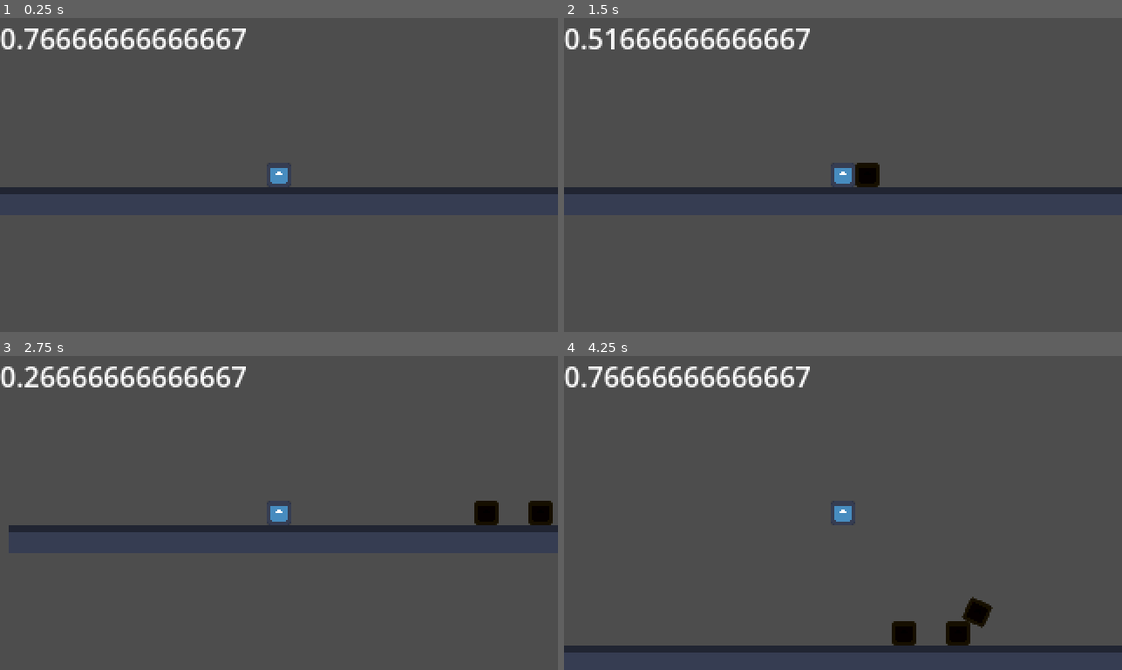
Above: before the commit, frames 1-4 (two rows, left to right).
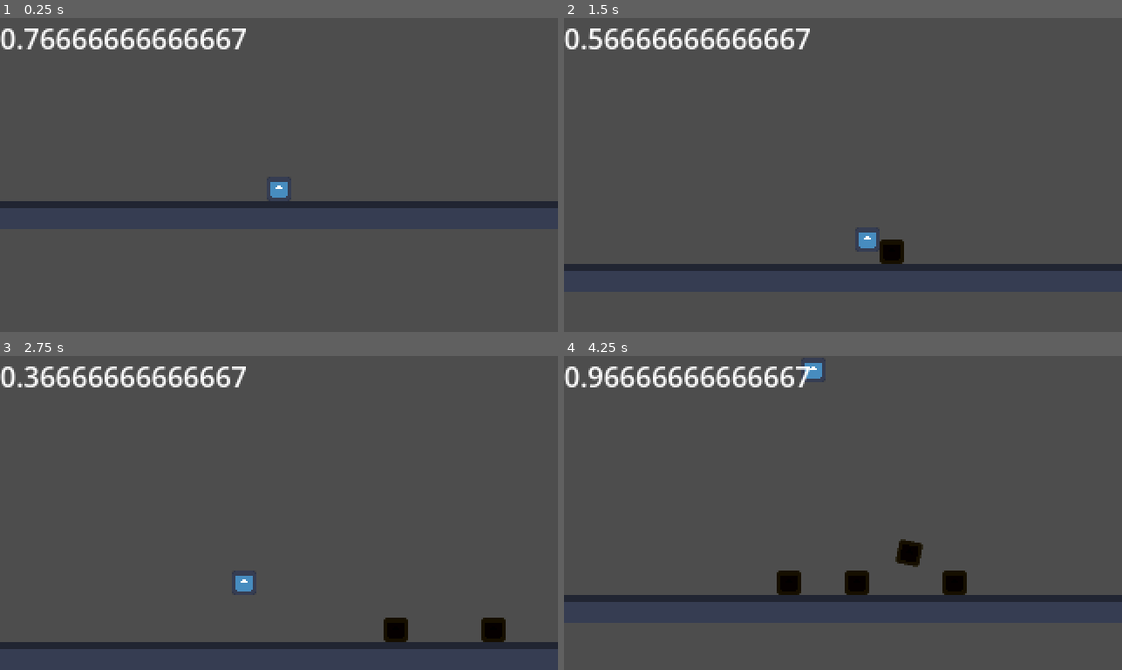
Above: after the commit, the same moments.

Repository: mannireis/gmtk
Game: Godot game, scene res://scenes/levels/testing.tscn
Same seed, same stepped clock (60 frames per second), same inputs: the game is played once before the commit and once after it. The project has no main scene, so this scene is started directly. The engine's default icon, where the game draws it, is replaced by a stand-in: a white triangle on a blue panel in a dark square.
Inputs:
- Up to frame 1 (0.25 s): no input
- Up to frame 2 (1.5 s): hold D (Right) from 0.53 s (still down); tap Space (Jump) at 0.77 s
- Up to frame 3 (2.75 s): tap Space (Jump) at 1.52 s; release D (Right) at 2.03 s; hold A (Left) from 2.03 s (still down)
- Up to frame 4 (4.25 s): release A (Left) at 2.78 s; hold D (Right) from 2.78 s (still down); tap Space (Jump) at 3.02, 3.77 s

The runs differ from the first frame. In frame 1, 4.7% of the frame differs, in the area x 0-100%, y 46-61%; in frame 2, 5.6%; in frame 3, 6.1%; in frame 4, 7.2%, in the area x 0-100%, y 0-95%.

Commit message:
SPAWNING IS WORKING

Diff:
--- a/scenes/levels/testing.tscn
+++ b/scenes/levels/testing.tscn
@@ -155,3 +155,4 @@
 position = Vector2(-34, -7)
 
 [node name="Camera2D" type="Camera2D" parent="CharacterBody2D" unique_id=1970490747]
+position_smoothing_enabled = true
--- a/scripts/plaer/main.gd
+++ b/scripts/plaer/main.gd
@@ -62,18 +62,20 @@
 
 func _spawn_corpse() -> void:
 	# We need to create a scene that is called corpse that is a RigidBody2D and then spawn that scene in the players location - maddy [X]
+	var death_pos = global_position
 	print("spawning corpse")
 	var corpse = corpse_scene.instantiate()
-	corpse.global_position = global_position
+	corpse.global_position = death_pos
 	get_parent().add_child(corpse)
 
 
 func _respawn() -> void:
-	_spawn_corpse()
 	global_position = spawn_point
 	velocity = Vector2.ZERO
 	death_timer.start()
 
 
 func _on_death_timer_timeout() -> void:
+	_spawn_corpse()
+	await get_tree().create_timer(0.05).timeout
 	_respawn()
